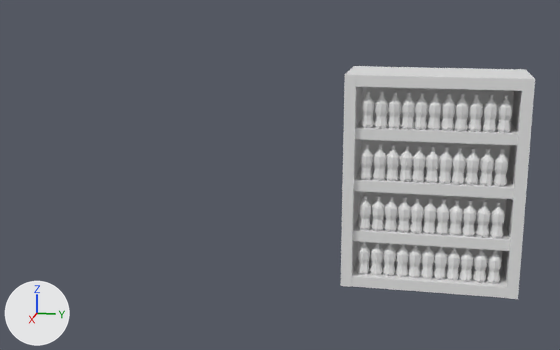
The glTF model public/assets/cola_shelf/cola_shelf.gltf: old version first, new version second.
The view is the same before and after, from a 50 mm camera at (40.8, 17.6, 14.0) aimed at (1.7, 9.7, 4.3). The lights are fixed; the arrows at lower left show +X, +Y and +Z. Materials are left out; every surface is plain grey. Where no turn or scale is listed for an object, it has been applied to the vertices. Vertices at the same position are counted once.

Script lines for the objects in view, before the commit:
```python
ob_cube_001 = bpy.data.objects.new('Cube.001', me_cube_001)
ob_cube_001.location = (3.29, 17.6, 9.74)
ob_cube_019_cube_002 = bpy.data.objects.new('Cube.019_Cube.002', me_cube_019_cube_002)
ob_cube_019_cube_002.location = (4.69, 20.06, 1.17)
ob_cube_019_cube_004 = bpy.data.objects.new('Cube.019_Cube.004', me_cube_019_cube_004)
ob_cube_019_cube_004.location = (4.69, 14.51, 3.42)
ob_cube_019_cube_007 = bpy.data.objects.new('Cube.019_Cube.007', me_cube_019_cube_007)
ob_cube_019_cube_007.location = (4.69, 14.51, 5.92)
ob_cube_019_cube_010 = bpy.data.objects.new('Cube.019_Cube.010', me_cube_019_cube_010)
ob_cube_019_cube_010.location = (4.69, 14.51, 8.42)
```
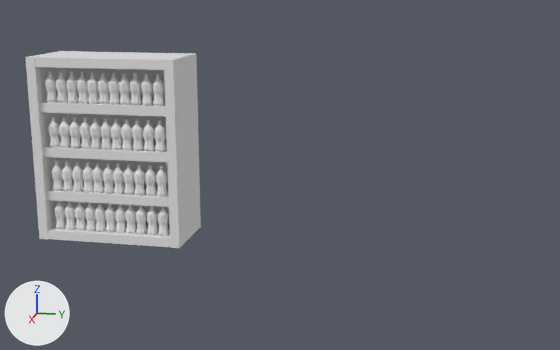
Patch to the scene script:
```diff
--- a/public/assets/cola_shelf/cola_shelf.gltf.py
+++ b/public/assets/cola_shelf/cola_shelf.gltf.py
@@ me_cube_001 @@
 # used by ob_cube_001; location = (3.29, 17.6, 9.74)
-me_cube_001.from_pydata(...)  # 64 vertices, 96 faces; spans x -2.01..2.03, y -4.13..4.21, z -10.01..0.27
+me_cube_001.from_pydata(...)  # 4728 vertices, 9248 faces; spans x -1.94..2.09, y -4.15..4.19, z -5.07..5.21
+# me_cube_001 part 1: the loose piece of 8 vertices spanning x -2.0..2.0, y -4.0..4.0, z -0.26..0.26 is moved by (0.06, -0.02, 4.95)
+# me_cube_001 part 2: the loose piece of 8 vertices spanning x -2.01..-1.49, y -4.13..4.17, z -9.78..0.22 is moved by (0.06, -0.02, 4.95)
+# me_cube_001 part 3: the loose piece of 8 vertices spanning x -2.0..2.0, y -4.01..3.99, z -10.0..-9.48 is moved by (0.06, -0.02, 4.95)
+# me_cube_001 part 4: the loose piece of 8 vertices spanning x -1.97..2.03, y -4.13..-3.61, z -10.01..0.27 is moved by (0.06, -0.02, 4.95)
+# me_cube_001 part 5: the loose piece of 8 vertices spanning x -1.97..2.03, y 3.68..4.21, z -10.01..0.27 is moved by (0.06, -0.02, 4.95)
+# me_cube_001 part 6: the loose piece of 8 vertices spanning x -1.8..1.8, y -4.01..3.99, z -2.75..-2.23 is moved by (0.06, -0.02, 4.95)
+# me_cube_001 part 7: the loose piece of 8 vertices spanning x -1.8..1.8, y -4.01..3.99, z -5.25..-4.73 is moved by (0.06, -0.02, 2.45)
+# me_cube_001 part 8: the loose piece of 8 vertices spanning x -1.8..1.8, y -4.01..3.99, z -7.75..-7.23 is moved by (0.06, -0.02, 7.45)
+# me_cube_001 part 9: 4664 vertices added at x 1.15..1.77, y -3.42..3.38, z -4.54..4.38
@@ ob_cube_001 @@
 ob_cube_001 = bpy.data.objects.new('Cube.001', me_cube_001)
-ob_cube_001.location = (3.29, 17.6, 9.74)
+ob_cube_001.location = (0.0, 0.0, 5.0)
@@ ob_cube_019_cube_002 @@
-ob_cube_019_cube_002 = bpy.data.objects.new('Cube.019_Cube.002', me_cube_019_cube_002)
-ob_cube_019_cube_002.location = (4.69, 20.06, 1.17)
@@ ob_cube_019_cube_004 @@
-ob_cube_019_cube_004 = bpy.data.objects.new('Cube.019_Cube.004', me_cube_019_cube_004)
-ob_cube_019_cube_004.location = (4.69, 14.51, 3.42)
@@ ob_cube_019_cube_007 @@
-ob_cube_019_cube_007 = bpy.data.objects.new('Cube.019_Cube.007', me_cube_019_cube_007)
-ob_cube_019_cube_007.location = (4.69, 14.51, 5.92)
@@ ob_cube_019_cube_010 @@
-ob_cube_019_cube_010 = bpy.data.objects.new('Cube.019_Cube.010', me_cube_019_cube_010)
-ob_cube_019_cube_010.location = (4.69, 14.51, 8.42)
```

Where the change shows, as pixel boxes (x1, y1, x2, y2) in the pictures (560 x 350 px; the box of a moved part takes in the faces that stretch with it):
'Cube.001', reshaped, moved (10% narrower, 15% shorter): before (340, 66, 535, 299); after (25, 51, 201, 248)
'Cube.019_Cube.010', deleted: before (361, 92, 512, 133)
'Cube.019_Cube.007', deleted: before (359, 144, 509, 187)
'Cube.019_Cube.004', deleted: before (358, 195, 505, 239)
'Cube.019_Cube.002', deleted: before (357, 242, 502, 284)
part 1 of me_cube_001, moved or reshaped: before (356, 66, 523, 91); after (35, 51, 187, 70)
part 2 of me_cube_001, moved or reshaped: before (359, 87, 514, 262); after (66, 68, 169, 219)
part 3 of me_cube_001, moved or reshaped: before (351, 254, 507, 298); after (48, 217, 170, 247)
part 4 of me_cube_001, moved or reshaped: before (340, 66, 364, 287); after (25, 51, 75, 239)
part 5 of me_cube_001, moved or reshaped: before (502, 69, 535, 299); after (164, 53, 201, 248)
part 6 of me_cube_001, moved or reshaped: before (355, 117, 518, 145); after (40, 95, 166, 117)
part 7 of me_cube_001, moved or reshaped: before (354, 166, 514, 199); after (46, 179, 169, 207)
part 8 of me_cube_001, moved or reshaped: before (353, 212, 510, 251); after (43, 137, 167, 162)
part 9 of me_cube_001, added: after (45, 72, 169, 236)
